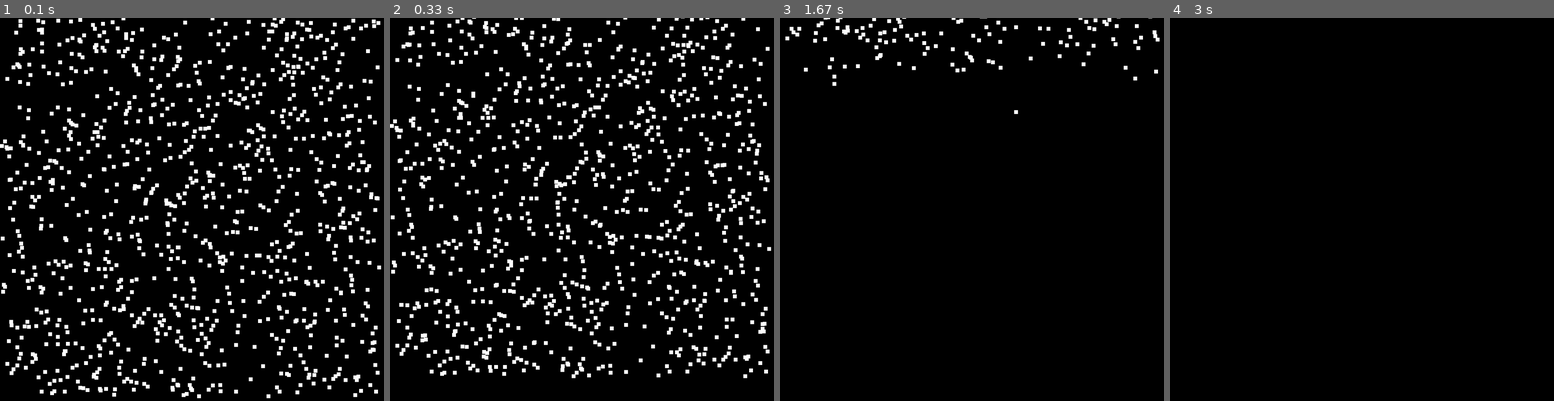
Above: before the commit, frames 1-4 (left to right).
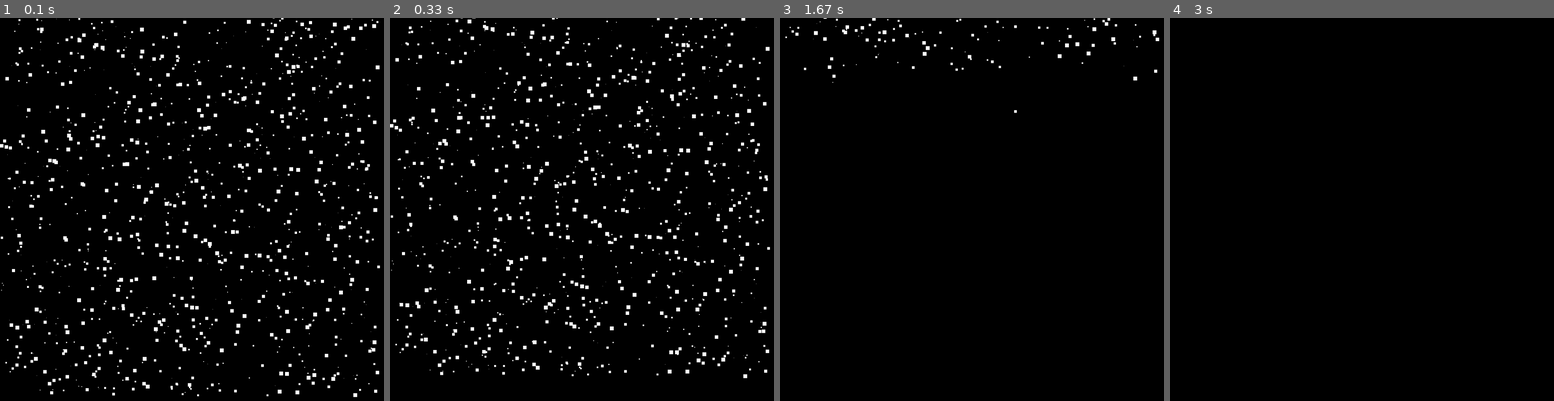
Above: after the commit, the same moments.

Repository: directfrog/Particle-Simulations-With-Pygame
Game: pygame game, started from falling particles.py
Same seed, same stepped clock (60 frames per second), same inputs: the game is played once before the commit and once after it.
Inputs:
- Up to frame 1 (0.1 s): no input
- Up to frame 2 (0.33 s): no input
- Up to frame 3 (1.67 s): hold S 0.83-1.3 s; hold W from 1.33 s (still down)
- Up to frame 4 (3 s): release W at 1.7 s; hold S 1.73-2.1 s; hold W 2.13-2.43 s

The runs differ from the first frame. In frame 1, 7.3% of the frame differs, in the area x 0-100%, y 0-100%; in frame 2, 6.9%; in frame 3, 0.8%; in frame 4, nothing differs.

Commit message:
Update falling particles.py

Diff:
--- a/falling particles.py
+++ b/falling particles.py
@@ -13,8 +13,9 @@
 
 particles = []
 for x in range(1000):
-		rect = pygame.Rect(random.randint(0, screen_width-20), random.randint(0, screen_height-20), 10, 10)
-		particles.append([rect, 0])
+	pixel_size = random.randint(1, 10)
+	rect = pygame.Rect(random.randint(0, screen_width-20), random.randint(0, screen_height-20), pixel_size, pixel_size)
+	particles.append([rect, 0])
 
 add = -1
 while True:
@@ -24,13 +25,10 @@
 		pygame.draw.rect(screen, (255, 255, 255), particle[0])
 		particle_movement = 0
 
-		if particle[0].y < screen_height-10:
 
+		increase_factor = (random.randint(1, 3)/10) * add
+		particle[1] += 0.1*add + increase_factor
 
-			increase_factor = (random.randint(1, 3)/10) * add
-			particle[1] += 0.1*add + increase_factor
-		else:
-			particle[1] = 0
 
 		if add == 0:
 			particle_movement -= particle[1]
